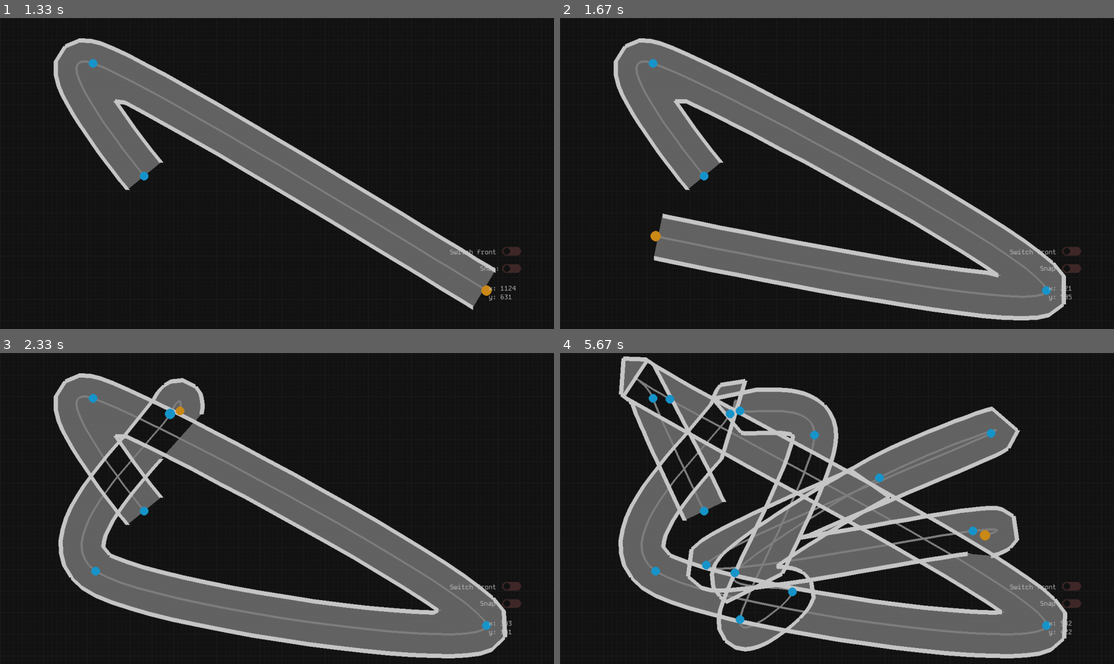
Above: before the commit, frames 1-4 (two rows, left to right).
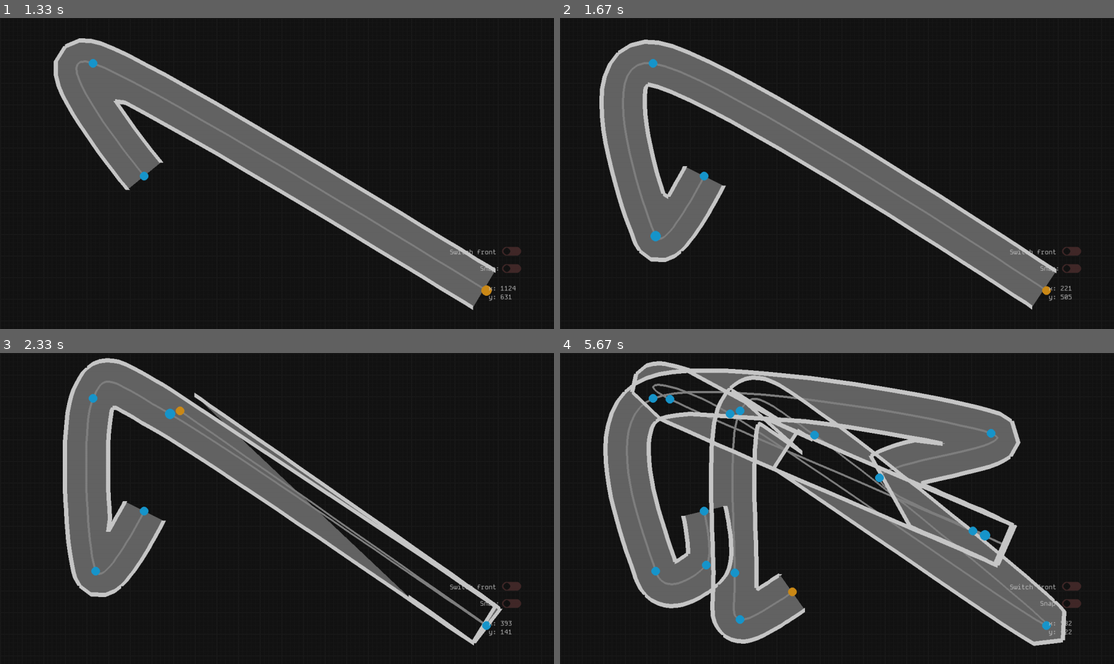
Above: after the commit, the same moments.

Repository: Raphael-W/Racing-Line
Game: pygame game, started from main.py
Same seed, same stepped clock (60 frames per second), same inputs: the game is played once before the commit and once after it.
Inputs (mouse positions are in pixels of both pictures, inside the frame that each line leads up to):
- Up to frame 1 (1.33 s): press the mouse at (277, 195) at 0.37 s; move the mouse to (210, 185) at 0.47 s; release the mouse at (144, 176) at 0.6 s; press the mouse at (277, 195) at 0.7 s; move the mouse to (188, 129) at 0.8 s; release the mouse at (94, 61) at 0.93 s; press the mouse at (277, 195) at 1.03 s; move the mouse to (382, 241) at 1.13 s; release the mouse at (487, 291) at 1.27 s
- Up to frame 2 (1.67 s): click (654, 235) at 1.38 s
- Up to frame 3 (2.33 s): click (177, 412) at 1.72 s; click (171, 415) at 2.05 s
- Up to frame 4 (5.67 s): click (814, 433) at 2.38 s; click (737, 620) at 2.72 s; click (792, 592) at 3.05 s; click (737, 573) at 3.38 s; click (881, 477) at 3.72 s; click (992, 433) at 4.05 s; click (704, 564) at 4.38 s; click (670, 399) at 4.72 s; click (969, 530) at 5.05 s; click (986, 533) at 5.38 s

Frame 1 is identical in both runs. In frame 2, 22% of the frame differs, in the area x 7-92%, y 6-98%; in frame 3, 26%; in frame 4, 42%, in the area x 7-92%, y 0-99%.

Commit message:
Fixed mouseOnCurve bug

Diff:
--- a/main.py
+++ b/main.py
@@ -1,7 +1,8 @@
 import pygame
 import pygame.freetype
+
+from pygameUIElements import *
 from spline import *
-from pygameUIElements import *
 
 pygame.init()
 pygame.display.set_caption("Racing Line Finder")
@@ -78,7 +79,7 @@
         if event.type == pygame.MOUSEBUTTONDOWN and pygame.mouse.get_pressed()[0] and (mainTrack.mouseHovering is None) and (not UILayer.mouseOnLayer((mousePosX, mousePosY))):
             index = -1
             if len(mainTrack.points) >= 2:
-                onLine, nearPointIndex = mainTrack.mouseOnCurve(mousePosX - offsetPosition[0], mousePosY - offsetPosition[1], 20)
+                onLine, nearPointIndex = mainTrack.mouseOnCurve(mousePosX - offsetPosition[0], mousePosY - offsetPosition[1], 10)
                 if onLine: index = nearPointIndex
                 if switchFront.value: index = 0
             mainTrack.add(ControlPoint(mousePosX - offsetPosition[0], mousePosY - offsetPosition[1]), index = index)
--- a/spline.py
+++ b/spline.py
@@ -7,6 +7,14 @@
     x2, y2 = point2
 
     return math.sqrt(((y2 - y1) ** 2) + ((x1 - x2) ** 2))
+
+def lineToPointDistance(point1, point2, point3):
+    point1 = np.array(point1)
+    point2 = np.array(point2)
+    point3 = np.array(point3)
+
+    return np.linalg.norm(np.cross(point2-point1, point1-point3))/np.linalg.norm(point2-point1)
+
 
 def findKink(point, linePoints, width):
     kinkFound = False
@@ -42,10 +50,6 @@
 
     return interpolate(p0, p1, p2, p3, t)
 
-#Calculates the gradient of two coordinates in format [x, y]
-def gradient(coords1, coords2):
-    return (coords2[1] - coords1[1]) / (coords2[0] - coords1[0])
-
 #The class for a control point
 class ControlPoint:
     def __init__(self, posX, posY):
@@ -112,8 +116,8 @@
 
     #Checks if current mouse pos crosses the spline (for inserting points)
     def mouseOnCurve(self, mousePosX, mousePosY, margin):
-        for pointIndex in range(len(self.splinePoints)):
-            if pointDistance((mousePosX, mousePosY), self.splinePoints[pointIndex]) <= margin:
+        for pointIndex in range(len(self.splinePoints) - 1):
+            if lineToPointDistance(self.splinePoints[pointIndex], self.splinePoints[pointIndex + 1], (mousePosX, mousePosY)) <= margin:
                 reconstructedT = (pointIndex / len(self.splinePoints))
                 segment = int(reconstructedT * (len(self.points) - 1)) + 1
                 return True, segment
